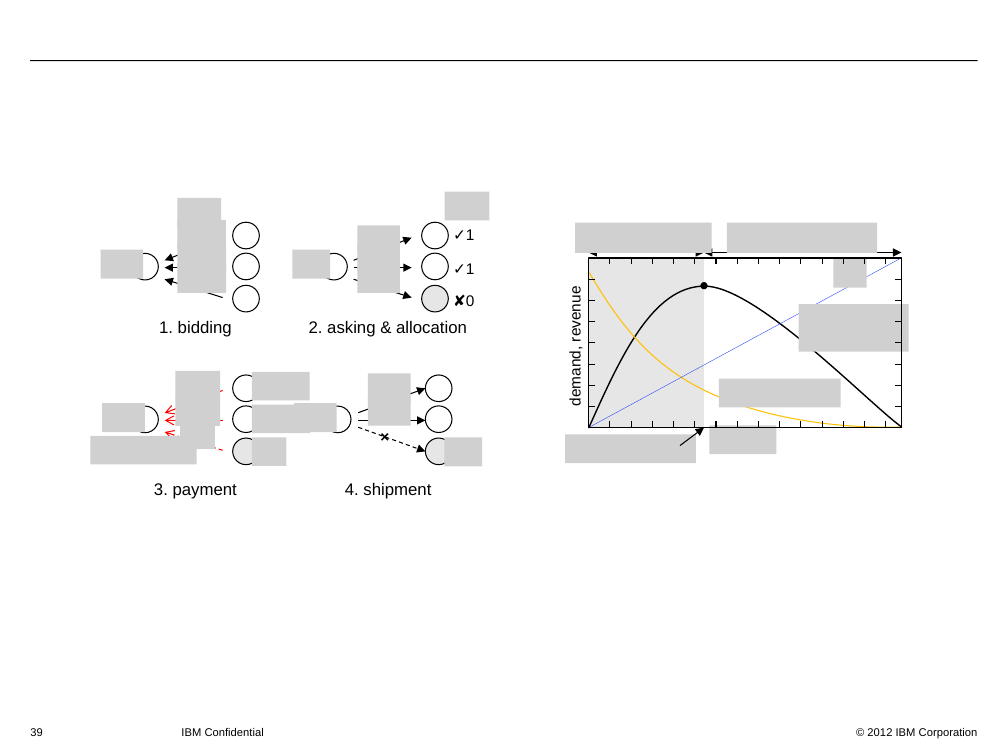
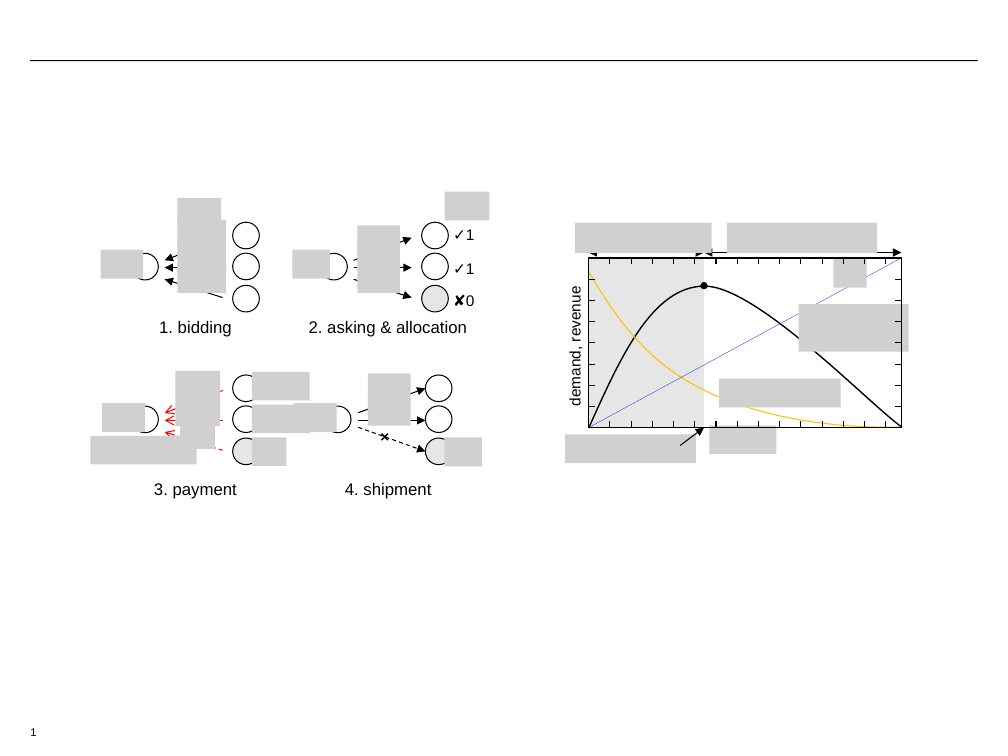
Before and after one commit to decentralized-daisy/NaaA, a slide deck: slide 1 of daisy.pptx (slide 39 before the commit). Drawn at 1008x756 pixels with LibreOffice and Linux fonts; fonts in the diff are those of the drawing; grey boxes stand for pictures; background and template pictures are left out. Boxes give left, top, right and bottom in pixels: in the first picture for what was removed or moved away, otherwise in the second. Text is boxed around its words. In the diff, an @@ line names an element or a change of style, - is before the commit and + after.

```diff
--- a/daisy.pptx
+++ b/daisy.pptx
@@ page number at (30,728,36,736): text changed @@
-39
+1
@@ text removed at (181,728,264,736) @@
-IBM Confidential
@@ text removed at (867,728,978,739) @@
-© 2012 IBM Corporation
```
Also in this commit, not shown: 46 slides removed, 49 other files.
